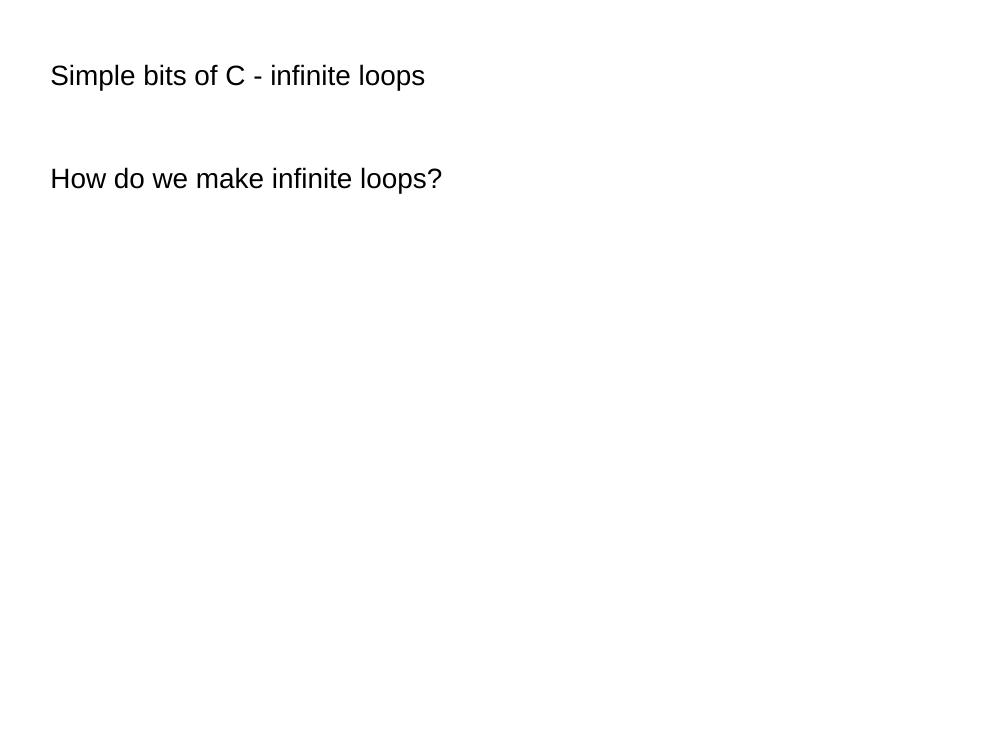
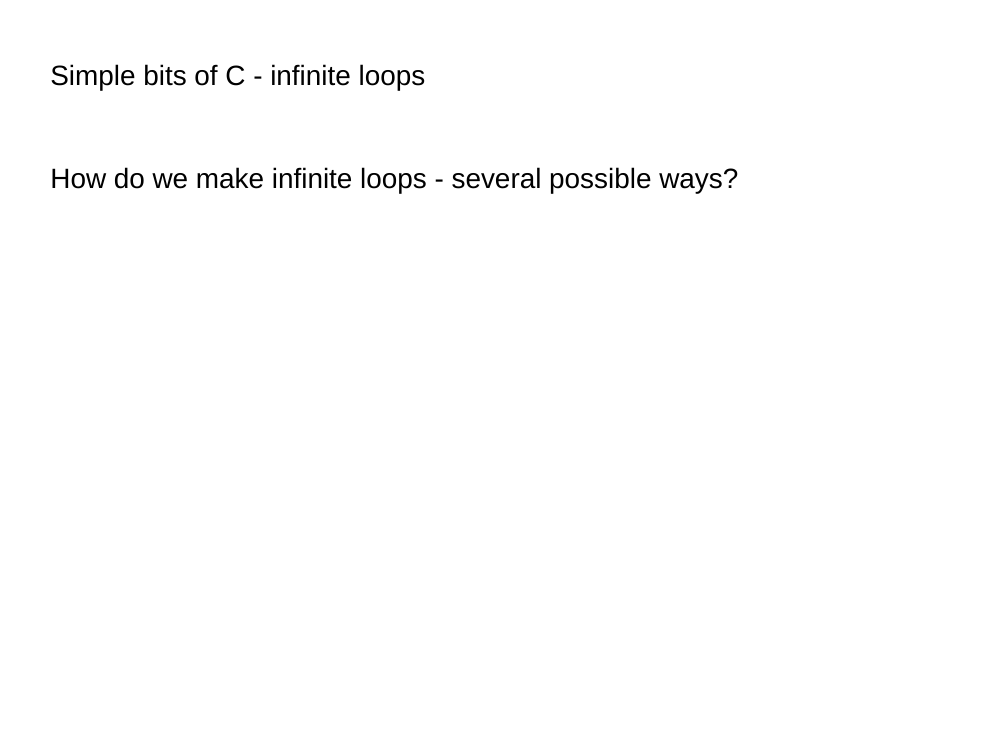
Before and after one commit to mark-woodrow/Tutoring-2, a slide deck: slide 9 of Recap.odp. Drawn at 1008x756 pixels with LibreOffice and Linux fonts; fonts in the diff are those of the drawing. Boxes give left, top, right and bottom in pixels: in the first picture for what was removed or moved away, otherwise in the second. Text is boxed around its words. In the diff, an @@ line names an element or a change of style, - is before the commit and + after.

```diff
--- a/Recap.odp
+++ b/Recap.odp
@@ text at (50, 167, 738, 193): text changed @@
-How do we make infinite loops?
+How do we make infinite loops - several possible ways?
```
Also in this commit, not shown: 3 other slides changed.
